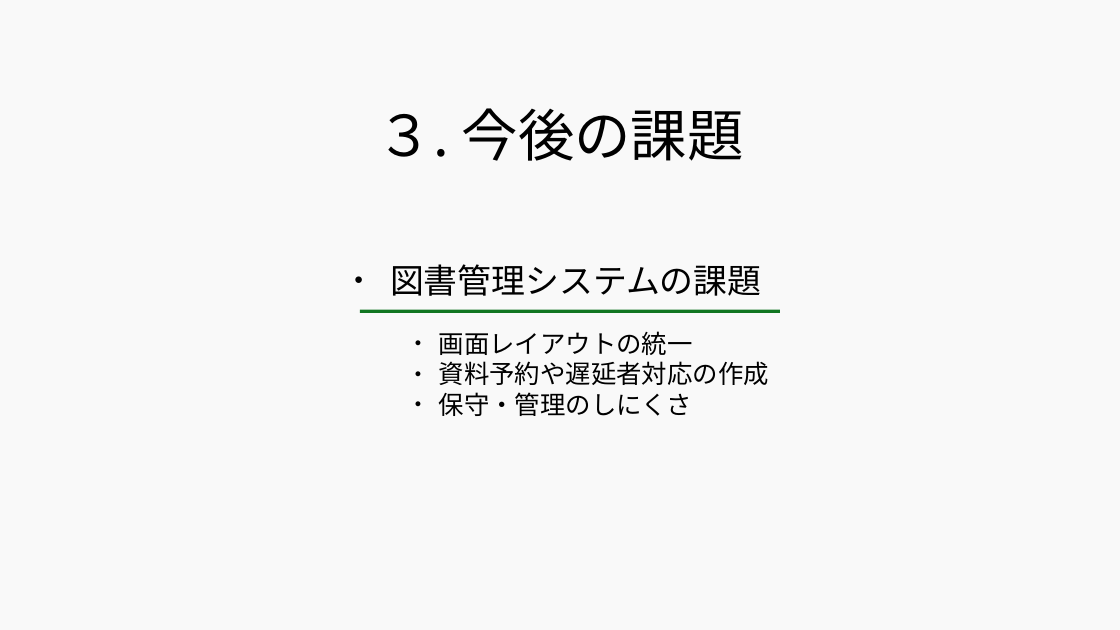
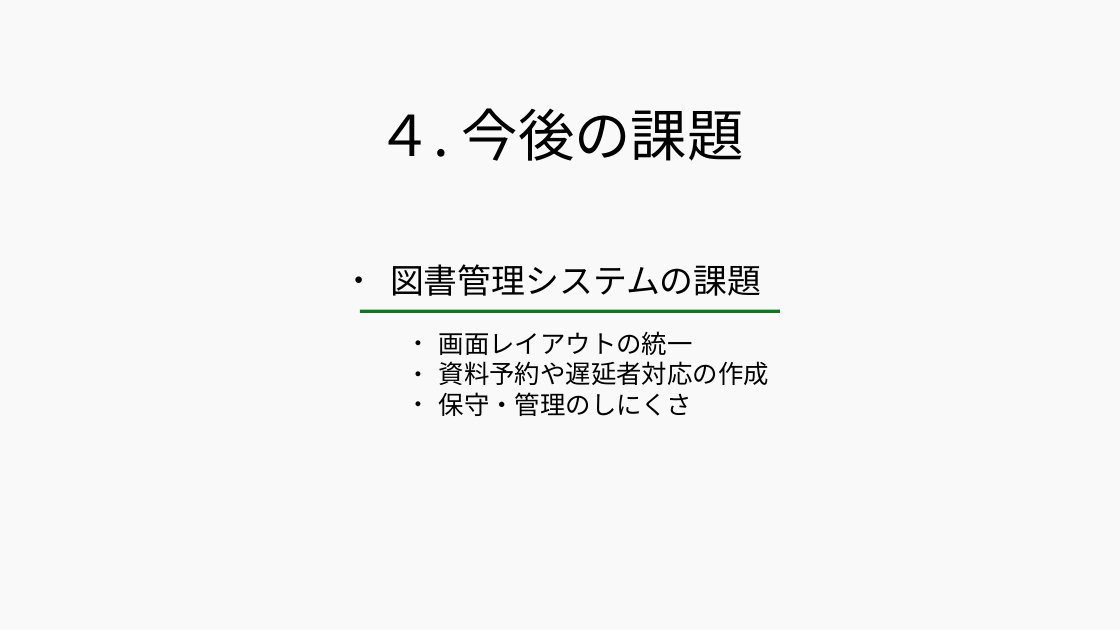
Before and after one commit to 2022java42-student008/LibraryProject, a slide deck: slide 8 of 図書管理システム - コピー.odp (slide 4 before the commit). Drawn at 1120x630 pixels with LibreOffice and Linux fonts; fonts in the diff are those of the drawing. Boxes give left, top, right and bottom in pixels: in the first picture for what was removed or moved away, otherwise in the second. Text is boxed around its words. In the diff, an @@ line names an element or a change of style, - is before the commit and + after.

```diff
--- a/図書管理システム - コピー.odp
+++ b/図書管理システム - コピー.odp
@@ title at bbox=[377, 108, 744, 161]: text changed @@
-３. 今後の課題
+４. 今後の課題
```
Also in this commit, not shown: 6 other slides changed, 4 slides added.
